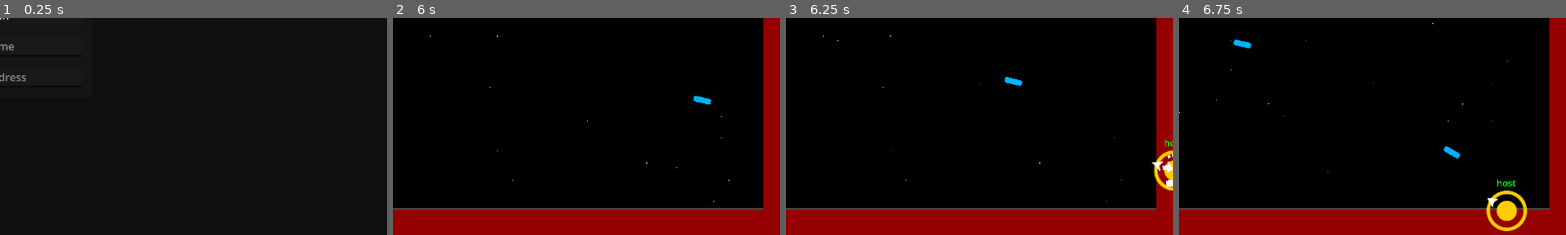
Above: before the commit, frames 1-4 (left to right).
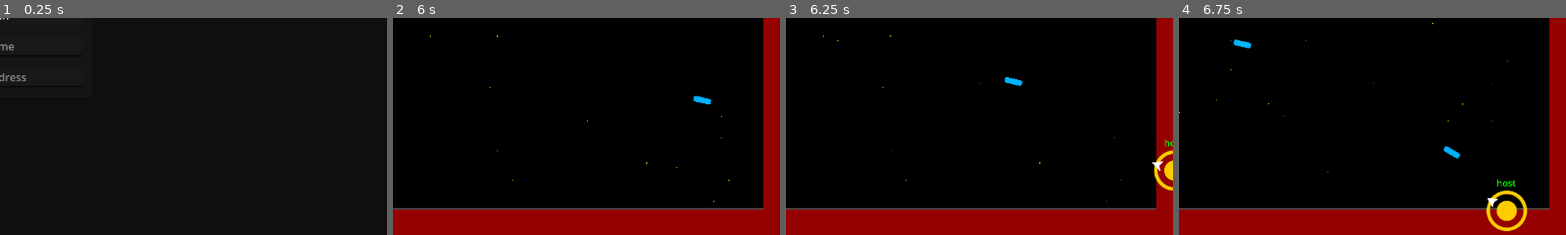
Above: after the commit, the same moments.

Repository: Pkepowicz/Infinite-Onslaught
Game: Godot game, scene res://assets/scenes/world.tscn
Same seed, same stepped clock (60 frames per second), same inputs: the game is played once before the commit and once after it.
Inputs (mouse positions are % of the whole screen's width and height, from its top left):
- Up to frame 1 (0.25 s): no input
- Up to frame 2 (6 s): click (50, 56) at 0.52 s; type "Alex" at 0.6 s; click (50, 64) at 0.75 s; type "12" at 0.83 s; click "Host" at 1.25 s; move the mouse to (72, 45) at 2.02 s; hold Right (ui_right) 2.03-2.78 s; click (72, 45) at 2.1 s; move the mouse to (30, 55) at 2.77 s; hold Down (ui_down) 2.78-3.53 s; right-click (30, 55) at 2.85 s; tap Enter at 3.5, 5 s; move the mouse to (60, 28) at 3.52 s; hold Right (ui_right) 3.53-4.28 s; click (60, 28) at 3.6 s; tap Space at 4.25 s; move the mouse to (45, 70) at 4.27 s; hold Up (ui_up) 4.28-5.03 s; right-click (45, 70) at 4.35 s; move the mouse to (80, 65) at 5.02 s; hold Left (ui_left) from 5.03 s (still down); click (80, 65) at 5.1 s; move the mouse to (20, 35) at 5.77 s; right-click (20, 35) at 5.85 s
- Up to frame 3 (6.25 s): keep holding Left (ui_left)
- Up to frame 4 (6.75 s): move the mouse to (55, 50) at 6.52 s; release Left (ui_left) at 6.53 s; hold Down (ui_down) from 6.53 s (still down); click (55, 50) at 6.6 s
The pictures show only the part of the screen within x 50-100%, y 50-100%; the shares and areas given below are measured in that part.

Frames 1-2 are identical in both runs. In frame 3, 0.2% of the frame differs, in the area x 97-100%, y 62-79%; in frame 4, nothing differs.

Commit message:
changed particle logic

Diff:
--- /dev/null
+++ b/assets/Utils/particles/BleedParticles.gd
@@ -0,0 +1,10 @@
+extends GPUParticles2D
+
+@onready var timer = $Timer
+
+func _ready():
+	timer.start()
+	emitting = true
+
+func _on_timer_timeout():
+	queue_free()
--- /dev/null
+++ b/assets/Utils/particles/bleed_particles.tscn
@@ -0,0 +1,36 @@
+[gd_scene load_steps=3 format=3 uid="uid://2mjb1kjgq8q"]
+
+[ext_resource type="Script" path="res://assets/Utils/particles/BleedParticles.gd" id="1_78whx"]
+
+[sub_resource type="ParticleProcessMaterial" id="ParticleProcessMaterial_ufj0d"]
+particle_flag_disable_z = true
+emission_shape = 6
+emission_ring_axis = Vector3(0, 0, 1)
+emission_ring_height = 0.0
+emission_ring_radius = 30.0
+emission_ring_inner_radius = 15.0
+angle_max = 180.0
+direction = Vector3(1, 1, 0)
+spread = 180.0
+radial_velocity_min = 20.0
+radial_velocity_max = 40.0
+gravity = Vector3(0, 0, 0)
+radial_accel_max = 50.0
+tangential_accel_min = -20.0
+tangential_accel_max = 20.0
+scale_max = 10.0
+
+[node name="BleedParticles" type="GPUParticles2D"]
+emitting = false
+amount = 18
+process_material = SubResource("ParticleProcessMaterial_ufj0d")
+lifetime = 0.5
+one_shot = true
+explosiveness = 0.8
+randomness = 0.6
+interp_to_end = 1.0
+script = ExtResource("1_78whx")
+
+[node name="Timer" type="Timer" parent="."]
+
+[connection signal="timeout" from="Timer" to="." method="_on_timer_timeout"]
--- a/assets/player/Boxes/hit_box.gd
+++ b/assets/player/Boxes/hit_box.gd
@@ -2,7 +2,7 @@
 
 @export var max_hp: int = 5
 @onready var collision = $Area2D/CollisionShape2D
-@onready var bleed_particles = $BleedParticles
+@onready var bleed_particles = preload("res://assets/Utils/particles/bleed_particles.tscn")
 
 var hp: int
 var parent: Node
@@ -40,14 +40,16 @@
 	collision.call_deferred("set", "disabled", true)
 	$Timer.start()
 
+	var p = bleed_particles.instantiate()
+	p.global_position = global_position
+	get_tree().root.add_child(p)
+
 	if knockback != Vector2.ZERO:
 		get_knocked_back.emit(knockback)
 	if(hp <= 0):
 		print("player died")
 		player_death.emit(last_hit)
 		return
-	bleed_particles.restart()
-	bleed_particles.emitting = true
 	update_color()
 
 func _on_timer_timeout() -> void:
--- a/project.godot
+++ b/project.godot
@@ -21,6 +21,7 @@
 
 [display]
 
+window/size/resizable=false
 mouse_cursor/custom_image="res://assets/Client/UI/crosshair.png"
 mouse_cursor/custom_image_hotspot=Vector2(32, 32)
 
